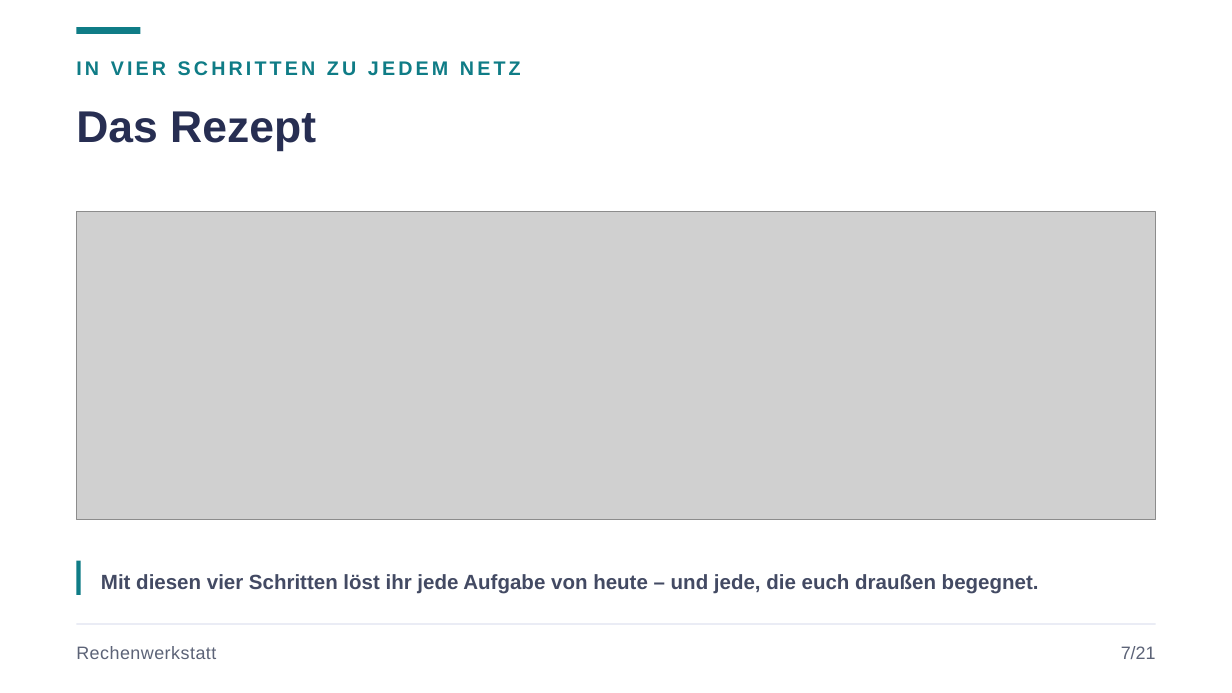
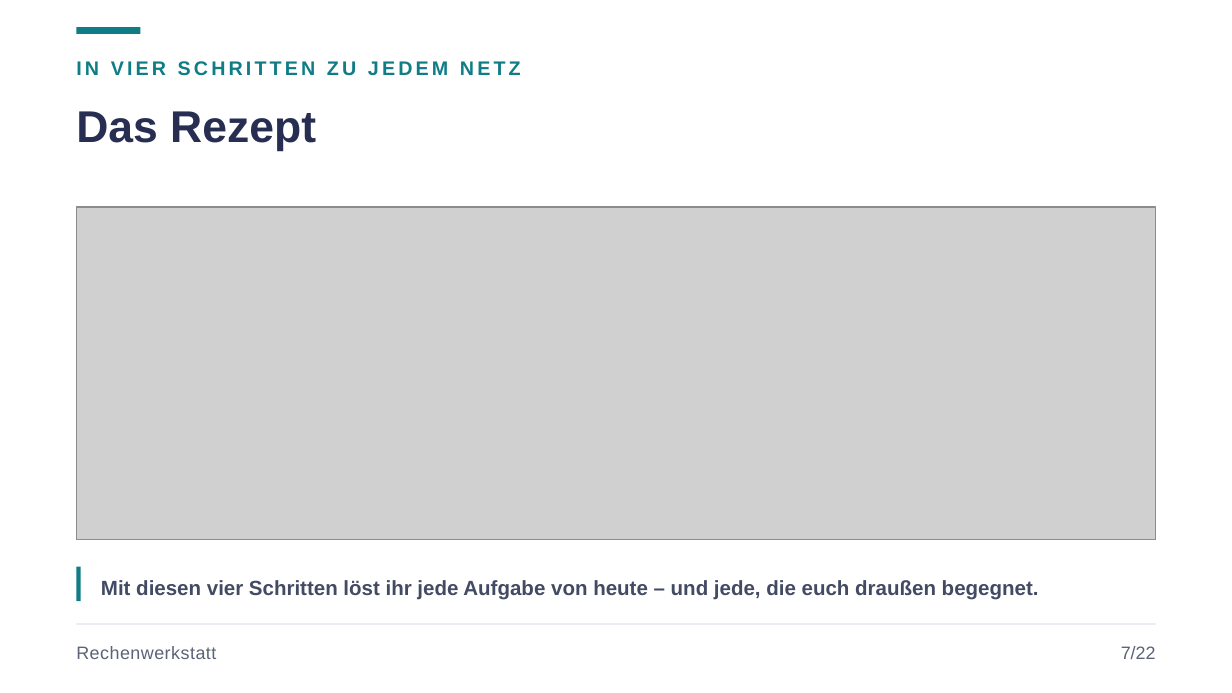
Before and after one commit to JacobMenge/kurs-unterlagen, a slide deck: slide 10 of folien/02-adressierung-subnetting.pptx. Drawn at 1232x693 pixels with LibreOffice and Linux fonts; fonts in the diff are those of the drawing; grey boxes stand for pictures. Boxes give left, top, right and bottom in pixels: in the first picture for what was removed or moved away, otherwise in the second. Text is boxed around its words. In the diff, an @@ line names an element or a change of style, - is before the commit and + after.

```diff
--- a/folien/02-adressierung-subnetting.pptx
+++ b/folien/02-adressierung-subnetting.pptx
@@ picture: place and size @@
-picture at [76,212,1156,520]
+picture at [76,207,1156,540]
@@ rectangle: place and size @@
-rectangle at [76,561,81,595]
+rectangle at [76,567,81,601]
@@ text "Mit diesen vier Schritten löst ...": place and size @@
-text "Mit diesen vier Schritten löst ..." at [101,574,1039,594]
+text "Mit diesen vier Schritten löst ..." at [101,580,1039,600]
@@ text at [1121,646,1156,659]: text changed @@
-7/21
+7/22
```
Also in this commit, not shown: 20 other slides changed, 1 slide added, 1 other file.
